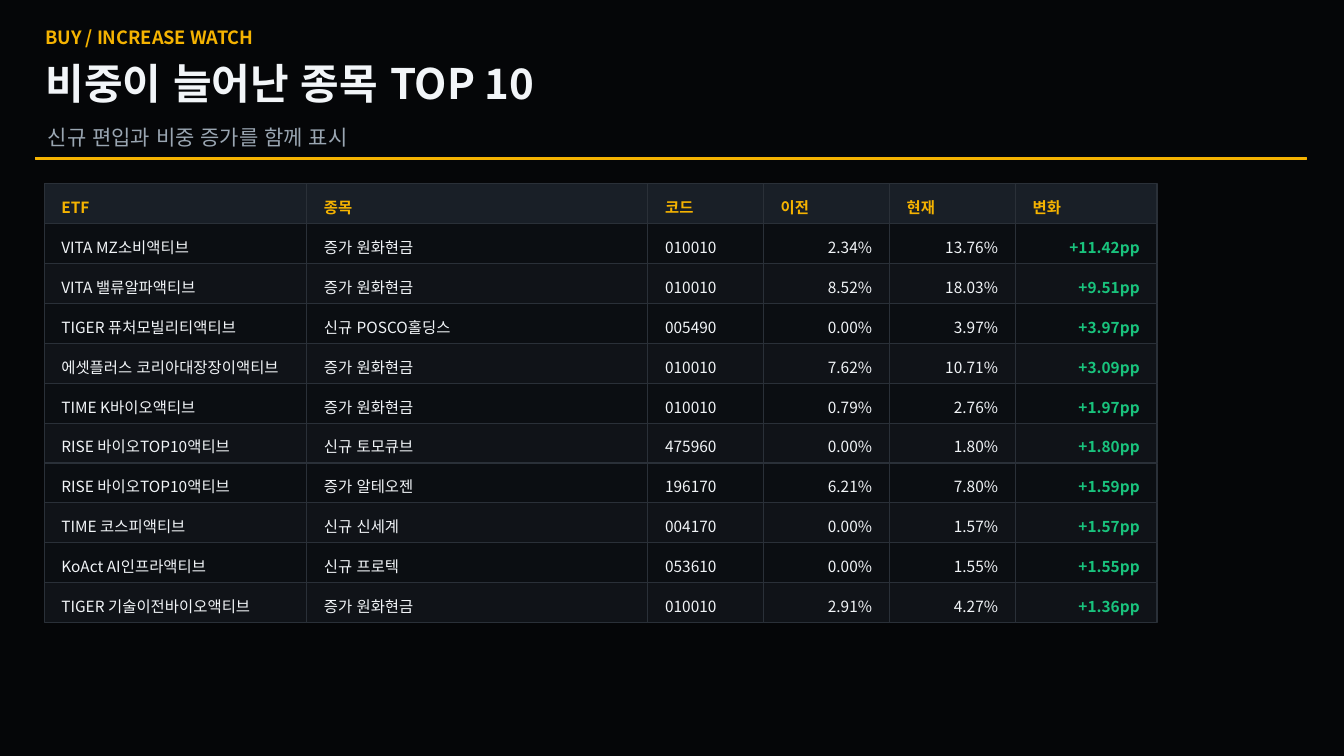
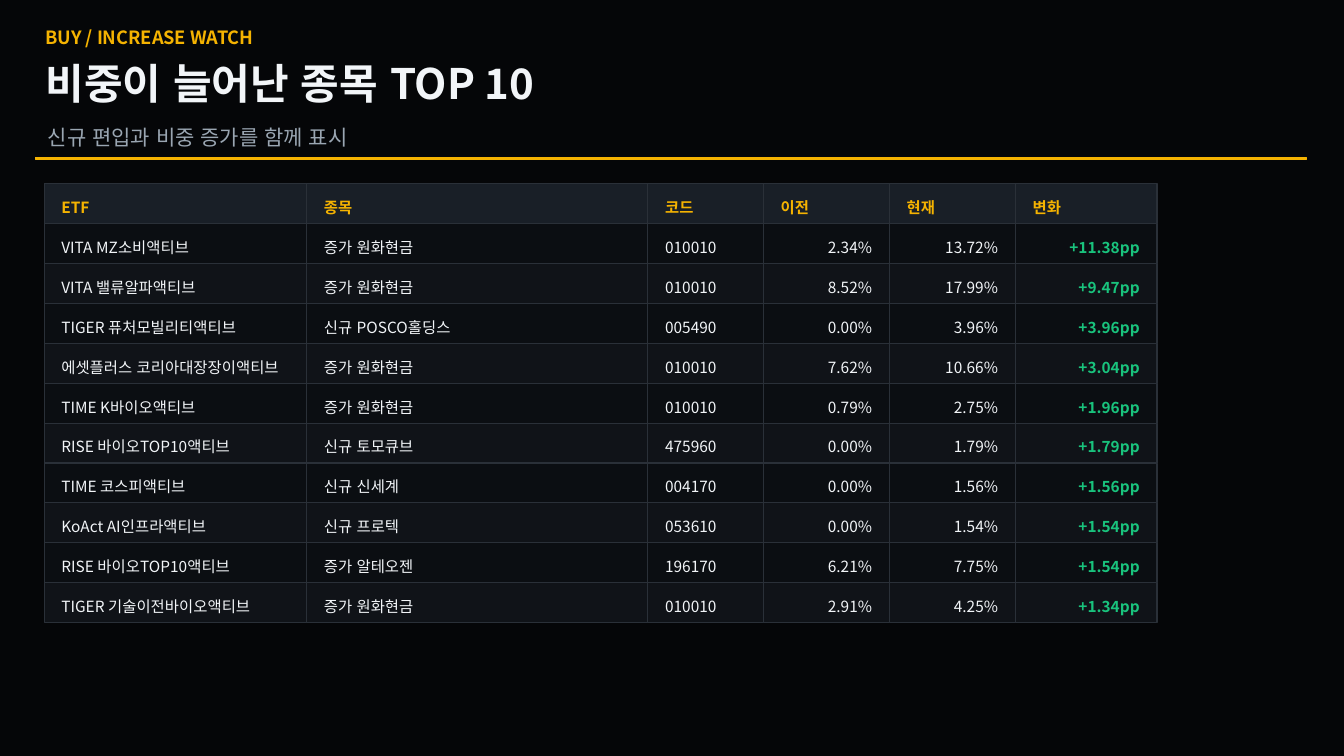
Before and after one commit to se2in/ETF_KRX, a slide deck: slide 3 of docs/latest_changes.pptx. Drawn at 1344x756 pixels with LibreOffice and Linux fonts; fonts in the diff are those of the drawing. Boxes give left, top, right and bottom in pixels: in the first picture for what was removed or moved away, otherwise in the second. Text is boxed around its words. In the diff, an @@ line names an element or a change of style, - is before the commit and + after.

```diff
--- a/docs/latest_changes.pptx
+++ b/docs/latest_changes.pptx
@@ text at [945,241,998,253]: text changed @@
-13.76%
+13.72%
@@ text at [1069,241,1139,257]: text changed @@
-+11.42pp
++11.38pp
@@ text at [945,281,998,293]: text changed @@
-18.03%
+17.99%
@@ text at [1078,281,1139,297]: text changed @@
-+9.51pp
++9.47pp
@@ text at [954,321,998,333]: text changed @@
-3.97%
+3.96%
@@ text at [1078,321,1139,337]: text changed @@
-+3.97pp
++3.96pp
@@ text at [945,361,998,373]: text changed @@
-10.71%
+10.66%
@@ text at [1078,361,1139,377]: text changed @@
-+3.09pp
++3.04pp
@@ text at [954,401,998,413]: text changed @@
-2.76%
+2.75%
@@ text at [1078,401,1139,417]: text changed @@
-+1.97pp
++1.96pp
@@ text at [954,440,998,452]: text changed @@
-1.80%
+1.79%
@@ text at [1078,440,1139,456]: text changed @@
-+1.80pp
++1.79pp
@@ text "0.00%": place and size @@
-text "0.00%" at [828,560,872,572]
+text "0.00%" at [828,480,872,492]
@@ text at [954,480,998,492]: text changed @@
-7.80%
+1.56%
@@ text at [1078,480,1139,496]: text changed @@
-+1.59pp
++1.56pp
@@ 6 texts: place and size @@
-6 texts at [61,519,716,574]
+6 texts at [61,479,716,534]
@@ text at [954,520,998,532]: text changed @@
-1.57%
+1.54%
@@ text at [1078,521,1139,536]: text changed @@
-+1.57pp
++1.54pp
@@ 4 texts: place and size @@
-4 texts at [61,479,872,494]
+4 texts at [61,559,872,574]
@@ text at [954,560,998,572]: text changed @@
-1.55%
+7.75%
@@ text at [1078,561,1139,576]: text changed @@
-+1.55pp
++1.54pp
@@ text at [954,600,998,612]: text changed @@
-4.27%
+4.25%
@@ text at [1078,600,1139,616]: text changed @@
-+1.36pp
++1.34pp
```
Also in this commit, not shown: 4 other slides changed, 1 other file.
